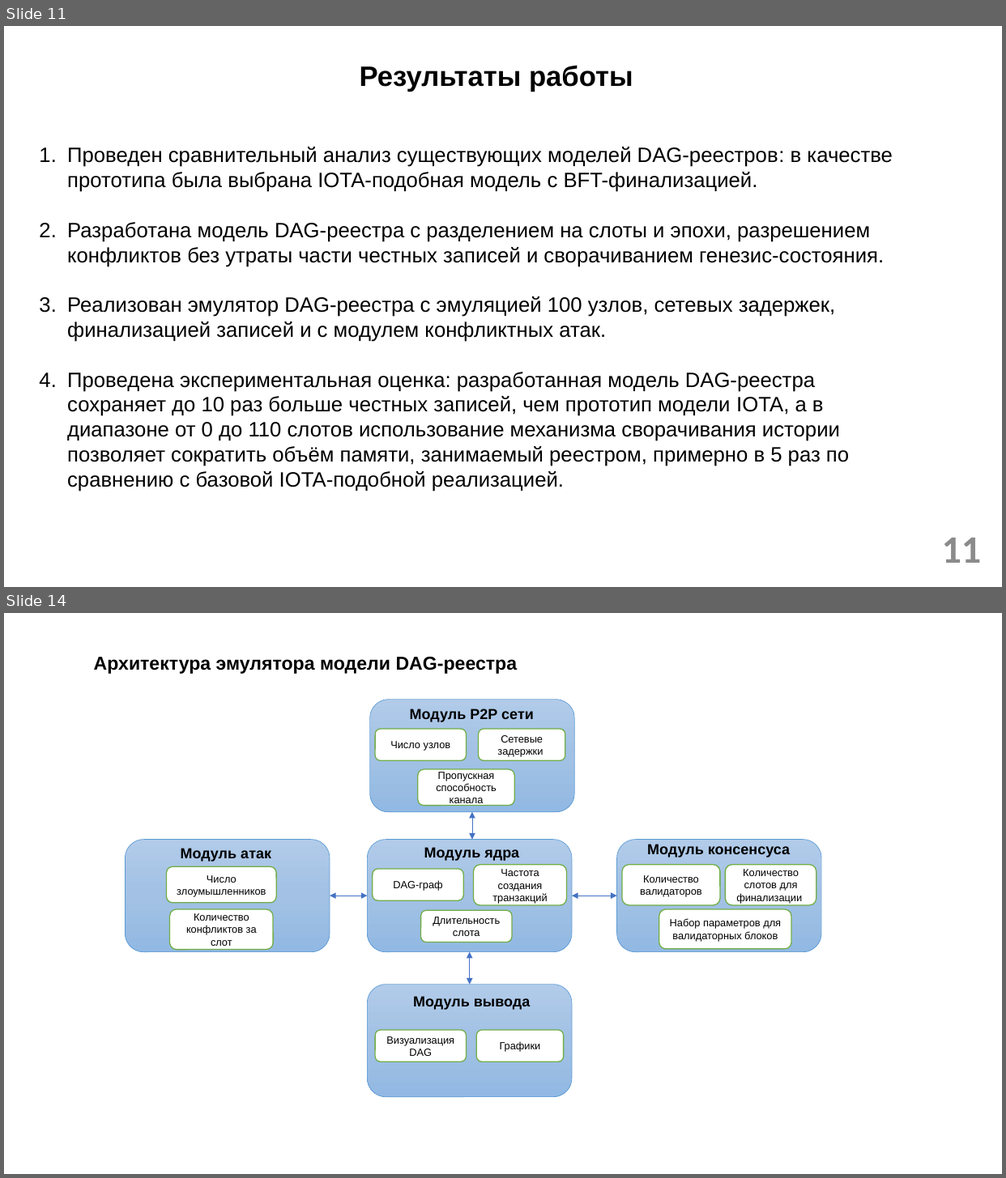
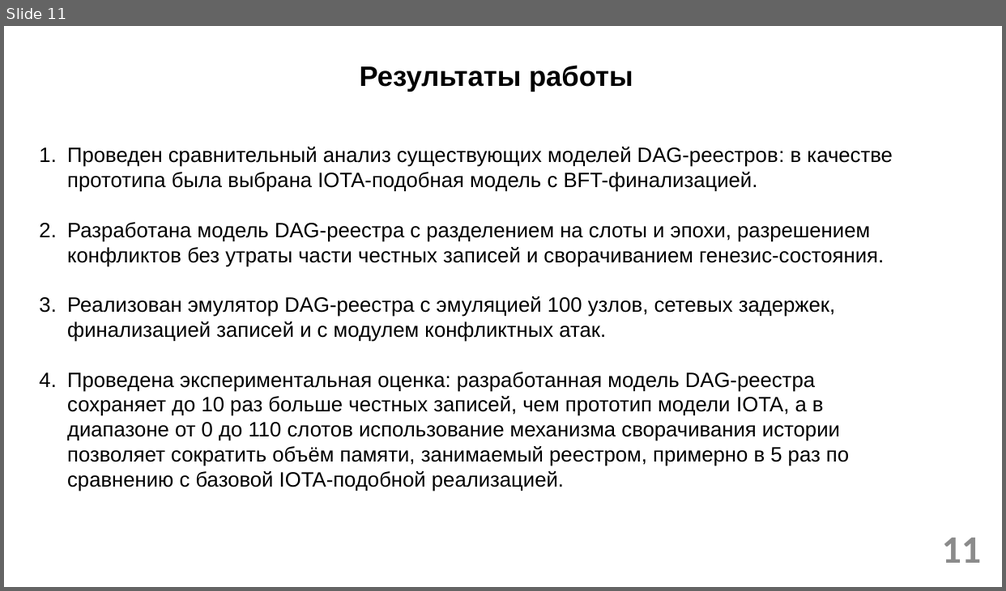
Before and after one commit to ub3r123/My_model, a slide deck: Презентация1.pptx. Shown one above the other, each under a label of ours: slides 11 and 14 before the commit, slide 11 after it; the slides between them are not shown. The pictures are 1006x1178 and 1006x591 pixels, drawn with LibreOffice and Linux fonts; fonts in the diff are those of the drawing; background and template pictures are left out. Boxes give left, top, right and bottom in pixels: in the first picture for what was removed or moved away, otherwise in the second. Text is boxed around its words. In the diff, an @@ line names an element or a change of style, - is before the commit and + after.

```diff
--- a/Презентация1.pptx
+++ b/Презентация1.pptx
@@ slide 14 removed at [4,613,1002,1174], background #FFFFFF @@
@@ text removed at [94,657,518,674] @@
-Архитектура эмулятора модели DAG-реестра
@@ group removed at [126,699,821,1097]: 18 rounded rectangles, 5 texts, 4 double arrows @@
-Модуль ядра
-DAG-граф
-Частота создания транзакций
-Длительность слота
-Модуль P2P сети
-Число узлов
-Сетевые задержки
-Пропускная способность канала
-Модуль атак
-Число злоумышленников
-Количество конфликтов за слот
-Модуль консенсуса
-Количество валидаторов
-Количество слотов для финализации
-Набор параметров для валидаторных блоков
-Модуль вывода
-ВизуализацияDAG
-Графики
```
Also in this commit, not shown: 3 other slides removed, 1 other file.
